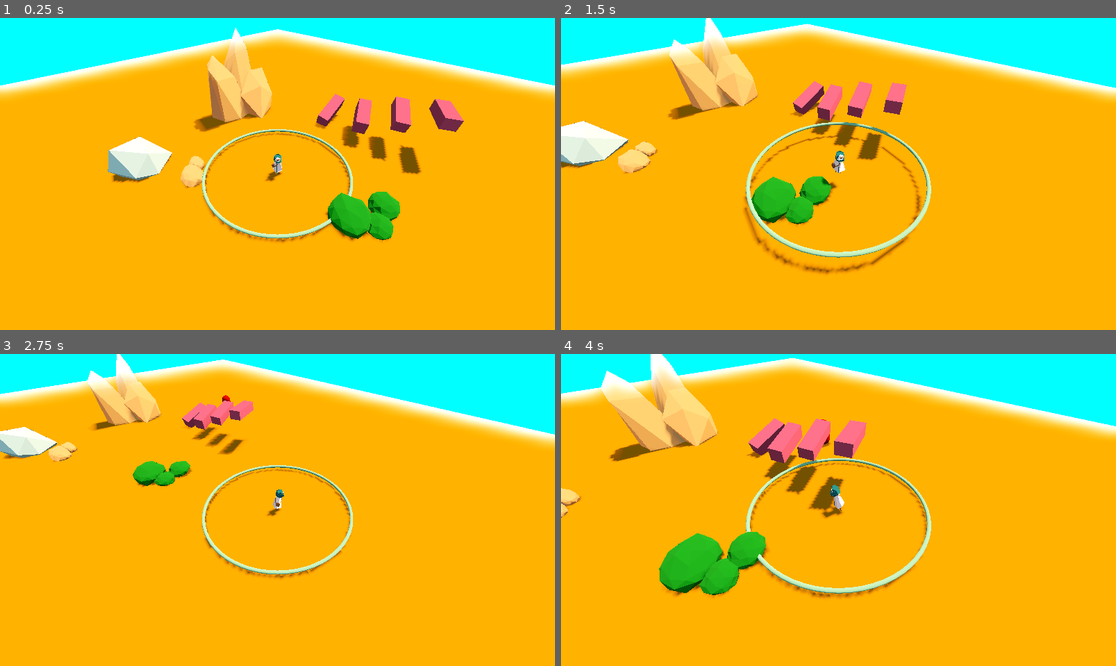
Above: before the commit, frames 1-4 (two rows, left to right).
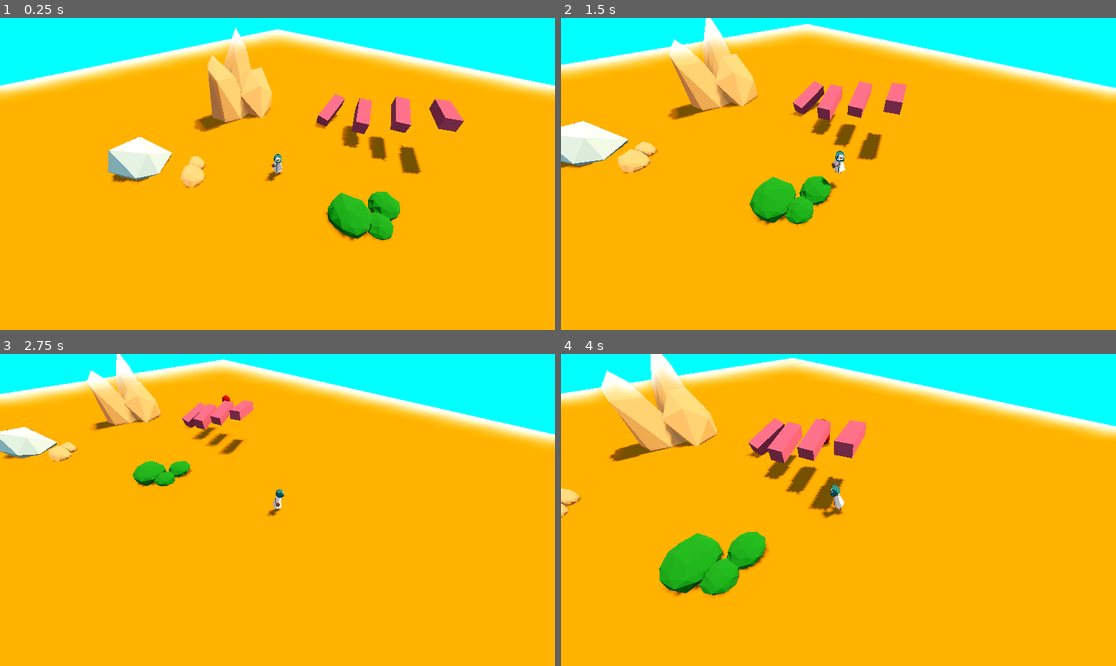
Above: after the commit, the same moments.

Repository: DeepRestGames/EcoDungeon
Game: Godot game, scene res://scenes/PrototypeScene_Weapons_01.tscn
Two runs of this game, one before a commit and one after it. Both use one fixed random seed, a clock stepped at 60 frames per second and the inputs below. A sky picture missing from this copy of the repository is replaced by a grey-blue gradient.
Inputs (mouse positions are in pixels of both pictures, inside the frame that each line leads up to):
- Up to frame 1 (0.25 s): no input
- Up to frame 2 (1.5 s): tap Enter at 0.5 s; move the mouse to (960, 158) at 0.52 s; hold D (move_right) 0.53-1.28 s; tap Space (spacebar) at 0.6 s; move the mouse to (727, 189) at 1.27 s; hold S (move_down) from 1.28 s (still down); tap Mouse wheel up (zoom_in) at 1.35 s
- Up to frame 3 (2.75 s): move the mouse to (333, 441) at 2.02 s; release S (move_down) at 2.03 s; hold D (move_right) from 2.03 s (still down); hold Mouse wheel down (zoom_out) from 2.03 s (still down)
- Up to frame 4 (4 s): move the mouse to (810, 572) at 2.77 s; release D (move_right) at 2.78 s; release Mouse wheel down (zoom_out) at 2.78 s; hold W (move_up) 2.78-3.53 s; tap Space (spacebar) at 2.85 s; move the mouse to (1005, 556) at 3.52 s; hold A (move_left) from 3.53 s (still down); hold Mouse wheel up (zoom_in) from 3.53 s (still down)

The runs differ from the first frame. In frame 1, 1.1% of the frame differs, in the area x 35-64%, y 35-72%; in frame 2, 2.2%, in the area x 32-67%, y 33-83%; in frame 3, 1.2%; in frame 4, 1.7%.

Commit message:
particle effect bullet tests

Diff:
--- a/scenes/weapons/BaseWeapon.tscn
+++ b/scenes/weapons/BaseWeapon.tscn
@@ -21,10 +21,11 @@
 
 [node name="BaseWeapon" type="Node3D"]
 script = ExtResource("1_ilb8w")
-bullet_velocity = 30.0
+bullet_velocity = 10.0
 weapon_range = 5.0
 
 [node name="WeaponRangeArea" type="Area3D" parent="."]
+visible = false
 collision_layer = 0
 collision_mask = 4
 script = ExtResource("2_7qw5b")
--- /dev/null
+++ b/scenes/weapons/MagicBoltsTest.tscn
@@ -0,0 +1,264 @@
+[gd_scene load_steps=39 format=3 uid="uid://dggsp6e2ma4xo"]
+
+[ext_resource type="Texture2D" uid="uid://cqxp5w7qklw60" path="res://assets/2d/particles/kenney_particle-pack/PNG (Transparent)/spark_02.png" id="1_vhd2d"]
+[ext_resource type="Texture2D" uid="uid://lf15ab2rjk0" path="res://assets/2d/particles/kenney_particle-pack/PNG (Transparent)/magic_03.png" id="2_iqe87"]
+[ext_resource type="Texture2D" uid="uid://dq230k56yewau" path="res://assets/2d/particles/kenney_particle-pack/PNG (Transparent)/star_06.png" id="3_tp7w8"]
+[ext_resource type="Texture2D" uid="uid://cudg8ldkwnlxw" path="res://assets/2d/particles/kenney_particle-pack/PNG (Transparent)/circle_05.png" id="4_7d1n1"]
+
+[sub_resource type="SphereShape3D" id="SphereShape3D_fegd8"]
+radius = 0.25
+
+[sub_resource type="StandardMaterial3D" id="StandardMaterial3D_axup2"]
+transparency = 1
+blend_mode = 1
+shading_mode = 0
+vertex_color_use_as_albedo = true
+albedo_texture = ExtResource("1_vhd2d")
+billboard_mode = 3
+billboard_keep_scale = true
+particles_anim_h_frames = 1
+particles_anim_v_frames = 1
+particles_anim_loop = false
+
+[sub_resource type="Gradient" id="Gradient_bycyu"]
+offsets = PackedFloat32Array(0.176955, 0.497942, 1)
+colors = PackedColorArray(0.611765, 0.00392157, 0.992157, 1, 0.87, 0.087, 0.6351, 1, 0.866667, 0, 0.607843, 1)
+
+[sub_resource type="GradientTexture1D" id="GradientTexture1D_vo27x"]
+gradient = SubResource("Gradient_bycyu")
+
+[sub_resource type="Curve" id="Curve_q6il3"]
+_data = [Vector2(0, 0.783005), 0.0, 0.0, 0, 0, Vector2(0.321033, 1), 0.0, 0.0, 0, 0, Vector2(0.793358, 1), 0.0, 0.0, 0, 0, Vector2(1, 0.852049), -1.10606, 0.0, 0, 0]
+point_count = 4
+
+[sub_resource type="CurveTexture" id="CurveTexture_jnevf"]
+curve = SubResource("Curve_q6il3")
+
+[sub_resource type="ParticleProcessMaterial" id="ParticleProcessMaterial_rs04w"]
+emission_shape = 1
+emission_sphere_radius = 0.1
+angle_min = -180.0
+angle_max = 180.0
+angular_velocity_min = -15.0
+angular_velocity_max = 15.0
+gravity = Vector3(0, 0, 0)
+scale_min = 1.2
+scale_max = 1.2
+scale_curve = SubResource("CurveTexture_jnevf")
+color_ramp = SubResource("GradientTexture1D_vo27x")
+
+[sub_resource type="QuadMesh" id="QuadMesh_ah30t"]
+
+[sub_resource type="StandardMaterial3D" id="StandardMaterial3D_2kram"]
+transparency = 1
+blend_mode = 1
+shading_mode = 0
+vertex_color_use_as_albedo = true
+albedo_texture = ExtResource("2_iqe87")
+billboard_mode = 3
+billboard_keep_scale = true
+particles_anim_h_frames = 1
+particles_anim_v_frames = 1
+particles_anim_loop = false
+
+[sub_resource type="Gradient" id="Gradient_b0ia7"]
+offsets = PackedFloat32Array(0, 0.489712, 0.8107)
+colors = PackedColorArray(1, 1, 1, 1, 0.987223, 0.773777, 3.85046e-07, 1, 0, 0.505882, 1, 1)
+
+[sub_resource type="GradientTexture1D" id="GradientTexture1D_7v1bq"]
+gradient = SubResource("Gradient_b0ia7")
+
+[sub_resource type="Curve" id="Curve_0q7hm"]
+_data = [Vector2(0, 0.398331), 0.0, 0.0, 0, 0, Vector2(0.660517, 1), 0.0, 0.0, 0, 0, Vector2(1, 0.329287), -1.10606, 0.0, 0, 0]
+point_count = 3
+
+[sub_resource type="CurveTexture" id="CurveTexture_8co2d"]
+curve = SubResource("Curve_0q7hm")
+
+[sub_resource type="ParticleProcessMaterial" id="ParticleProcessMaterial_kpix2"]
+emission_shape = 1
+emission_sphere_radius = 0.1
+angle_min = -180.0
+angle_max = 180.0
+angular_velocity_min = -15.0
+angular_velocity_max = 15.0
+gravity = Vector3(0, 0, 0)
+scale_min = 1.2
+scale_max = 1.2
+scale_curve = SubResource("CurveTexture_8co2d")
+color_ramp = SubResource("GradientTexture1D_7v1bq")
+
+[sub_resource type="QuadMesh" id="QuadMesh_8gplh"]
+
+[sub_resource type="StandardMaterial3D" id="StandardMaterial3D_7t8rt"]
+transparency = 1
+blend_mode = 1
+shading_mode = 0
+albedo_texture = ExtResource("3_tp7w8")
+billboard_mode = 3
+billboard_keep_scale = true
+particles_anim_h_frames = 1
+particles_anim_v_frames = 1
+particles_anim_loop = false
+grow_amount = 2.684
+
+[sub_resource type="Gradient" id="Gradient_0r3rb"]
+offsets = PackedFloat32Array(0, 0.271605)
+colors = PackedColorArray(1, 1, 1, 1, 0, 0.538973, 0.772839, 1)
+
+[sub_resource type="GradientTexture1D" id="GradientTexture1D_7h8er"]
+gradient = SubResource("Gradient_0r3rb")
+
+[sub_resource type="ParticleProcessMaterial" id="ParticleProcessMaterial_iv70y"]
+gravity = Vector3(0, 0, 0)
+scale_min = 0.5
+scale_max = 0.5
+color_ramp = SubResource("GradientTexture1D_7h8er")
+
+[sub_resource type="QuadMesh" id="QuadMesh_c0ecv"]
+
+[sub_resource type="QuadMesh" id="QuadMesh_qqnko"]
+
+[sub_resource type="StandardMaterial3D" id="StandardMaterial3D_dc5ga"]
+transparency = 1
+shading_mode = 0
+albedo_color = Color(0, 0.847059, 1, 1)
+albedo_texture = ExtResource("3_tp7w8")
+billboard_mode = 3
+billboard_keep_scale = true
+particles_anim_h_frames = 1
+particles_anim_v_frames = 1
+particles_anim_loop = false
+
+[sub_resource type="ParticleProcessMaterial" id="ParticleProcessMaterial_w5nyf"]
+gravity = Vector3(0, 0, 0)
+
+[sub_resource type="QuadMesh" id="QuadMesh_hnr71"]
+
+[sub_resource type="StandardMaterial3D" id="StandardMaterial3D_n02q2"]
+transparency = 1
+blend_mode = 1
+shading_mode = 0
+vertex_color_use_as_albedo = true
+albedo_texture = ExtResource("4_7d1n1")
+billboard_mode = 3
+billboard_keep_scale = true
+particles_anim_h_frames = 1
+particles_anim_v_frames = 1
+particles_anim_loop = false
+
+[sub_resource type="Gradient" id="Gradient_tbud7"]
+offsets = PackedFloat32Array(0, 0.497942, 1)
+colors = PackedColorArray(1.54018e-06, 0.544304, 0.797944, 1, 0, 0.686275, 1, 1, 0, 0.686275, 1, 0)
+
+[sub_resource type="GradientTexture1D" id="GradientTexture1D_lsrtq"]
+gradient = SubResource("Gradient_tbud7")
+
+[sub_resource type="Curve" id="Curve_gist6"]
+_data = [Vector2(0, 0.852049), 0.0, 0.0, 0, 0, Vector2(0.258303, 1), 0.0, 0.0, 0, 0, Vector2(0.745387, 1), 0.0, 0.0, 0, 0, Vector2(1, 0.881639), 0.0, 0.0, 0, 0]
+point_count = 4
+
+[sub_resource type="CurveTexture" id="CurveTexture_6y8ns"]
+curve = SubResource("Curve_gist6")
+
+[sub_resource type="ParticleProcessMaterial" id="ParticleProcessMaterial_8s01e"]
+gravity = Vector3(0, 0, 0)
+scale_max = 1.5
+scale_curve = SubResource("CurveTexture_6y8ns")
+color_ramp = SubResource("GradientTexture1D_lsrtq")
+
+[sub_resource type="StandardMaterial3D" id="StandardMaterial3D_jfk05"]
+transparency = 1
+blend_mode = 1
+shading_mode = 0
+albedo_color = Color(0.607843, 1, 1, 1)
+albedo_texture = ExtResource("3_tp7w8")
+billboard_mode = 3
+billboard_keep_scale = true
+particles_anim_h_frames = 1
+particles_anim_v_frames = 1
+particles_anim_loop = false
+grow_amount = 2.684
+
+[sub_resource type="Curve" id="Curve_ipl6e"]
+min_value = -2.0
+max_value = 2.0
+_data = [Vector2(0, 1), 0.0, 0.0, 0, 0, Vector2(1, 1), 0.0, 0.0, 0, 0]
+point_count = 2
+
+[sub_resource type="CurveTexture" id="CurveTexture_b28qw"]
+curve = SubResource("Curve_ipl6e")
+
+[sub_resource type="ParticleProcessMaterial" id="ParticleProcessMaterial_jfeh1"]
+emission_shape = 1
+emission_sphere_radius = 0.1
+orbit_velocity_max = 0.2
+orbit_velocity_curve = SubResource("CurveTexture_b28qw")
+radial_velocity_max = 1.0
+gravity = Vector3(0, 0, 0)
+scale_min = 0.2
+scale_max = 0.6
+
+[node name="MagicBoltsTest" type="RigidBody3D"]
+
+[node name="CollisionShape3D" type="CollisionShape3D" parent="."]
+shape = SubResource("SphereShape3D_fegd8")
+
+[node name="ArcaneBolt" type="GPUParticles3D" parent="."]
+visible = false
+material_override = SubResource("StandardMaterial3D_axup2")
+amount = 50
+lifetime = 0.3
+process_material = SubResource("ParticleProcessMaterial_rs04w")
+draw_pass_1 = SubResource("QuadMesh_ah30t")
+
+[node name="HolyBolt" type="GPUParticles3D" parent="."]
+visible = false
+material_override = SubResource("StandardMaterial3D_2kram")
+amount = 50
+lifetime = 0.3
+local_coords = true
+process_material = SubResource("ParticleProcessMaterial_kpix2")
+draw_pass_1 = SubResource("QuadMesh_8gplh")
+
+[node name="MagicWand" type="Node3D" parent="."]
+transform = Transform3D(2, 0, 0, 0, 2, 0, 0, 0, 2, 0, 0, 0)
+
+[node name="WhiteCenter" type="GPUParticles3D" parent="MagicWand"]
+material_override = SubResource("StandardMaterial3D_7t8rt")
+amount = 1
+interp_to_end = 1.0
+local_coords = true
+process_material = SubResource("ParticleProcessMaterial_iv70y")
+draw_passes = 2
+draw_pass_1 = SubResource("QuadMesh_c0ecv")
+draw_pass_2 = SubResource("QuadMesh_qqnko")
+
+[node name="BlueBorder" type="GPUParticles3D" parent="MagicWand"]
+sorting_offset = -1.0
+material_override = SubResource("StandardMaterial3D_dc5ga")
+amount = 1
+interp_to_end = 1.0
+local_coords = true
+process_material = SubResource("ParticleProcessMaterial_w5nyf")
+draw_pass_1 = SubResource("QuadMesh_hnr71")
+
+[node name="BlueTrail" type="GPUParticles3D" parent="MagicWand"]
+sorting_offset = -2.0
+material_override = SubResource("StandardMaterial3D_n02q2")
+amount = 20
+lifetime = 0.3
+interp_to_end = 0.5
+process_material = SubResource("ParticleProcessMaterial_8s01e")
+draw_pass_1 = SubResource("QuadMesh_hnr71")
+
+[node name="WhiteStarTrail" type="GPUParticles3D" parent="MagicWand"]
+material_override = SubResource("StandardMaterial3D_jfk05")
+amount = 5
+lifetime = 0.6
+interp_to_end = 1.0
+randomness = 0.5
+process_material = SubResource("ParticleProcessMaterial_jfeh1")
+draw_passes = 2
+draw_pass_1 = SubResource("QuadMesh_c0ecv")
+draw_pass_2 = SubResource("QuadMesh_qqnko")
--- a/scenes/weapons/Projectile.tscn
+++ b/scenes/weapons/Projectile.tscn
@@ -25,6 +25,7 @@
 shape = SubResource("SphereShape3D_3uyy1")
 
 [node name="MeshInstance3D" type="MeshInstance3D" parent="."]
+visible = false
 mesh = SubResource("SphereMesh_q6bo4")
 
 [node name="Lifetime" type="Timer" parent="."]
